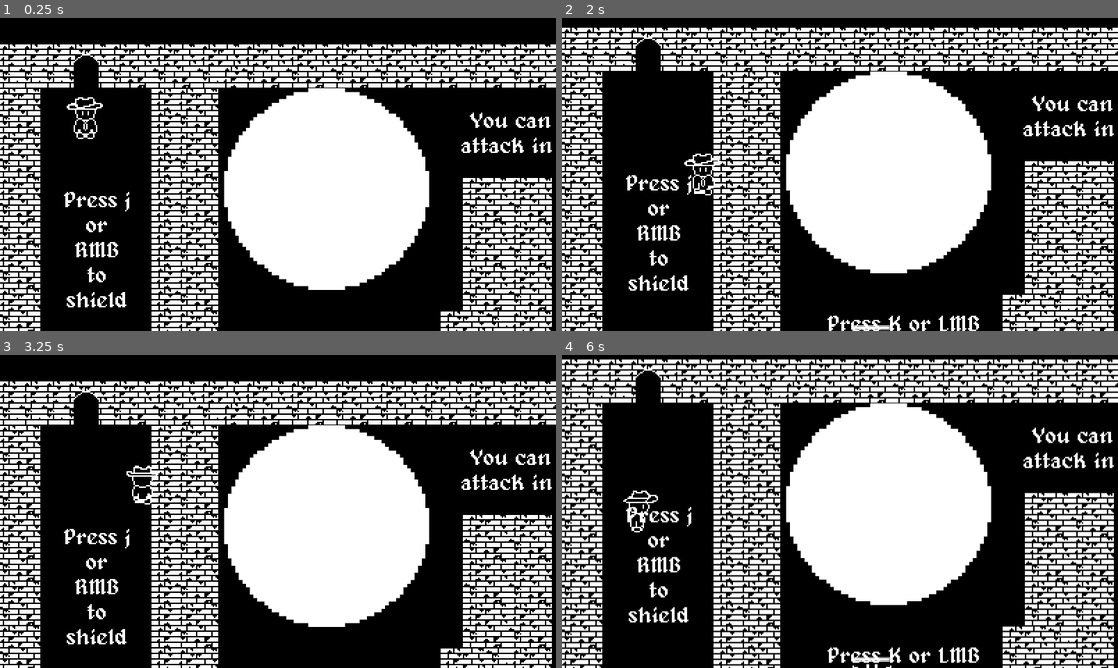
Above: before the commit, frames 1-4 (two rows, left to right).
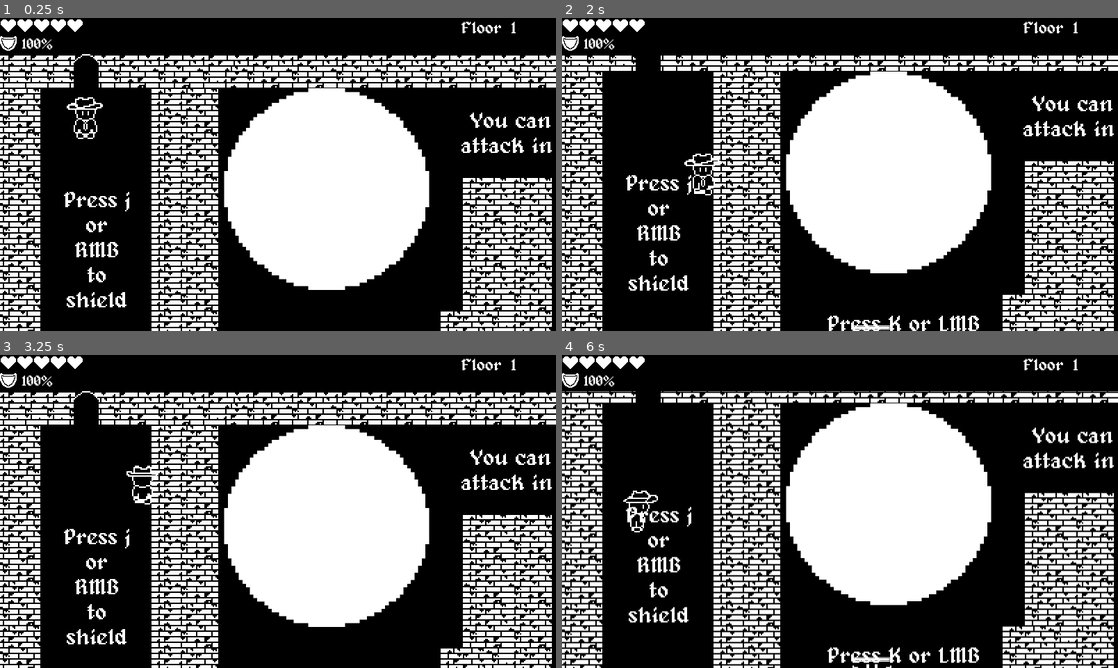
Above: after the commit, the same moments.

Repository: Tracychun13/twilight-tower
Game: Godot game, scene res://scenes/game.tscn
Same seed, same stepped clock (60 frames per second), same inputs: the game is played once before the commit and once after it. Sound files missing from this copy of the repository are replaced by a short silence.
Inputs:
- Up to frame 1 (0.25 s): no input
- Up to frame 2 (2 s): tap J (shield) at 0.5, 1.25 s; hold D (right) 0.53-1.28 s; hold K (attack) 0.53-1.28 s; hold S (down) from 1.28 s (still down); tap Space (detained) at 1.35 s
- Up to frame 3 (3.25 s): tap J (shield) at 2 s; release S (down) at 2.03 s; hold D (right) 2.03-2.78 s; hold J (shield) 2.03-2.78 s; hold W (up) from 2.78 s (still down); tap K (attack) at 2.85 s
- Up to frame 4 (6 s): tap J (shield) at 3.5, 4.25, 4.35 s; release W (up) at 3.53 s; hold A (left) 3.53-5.03 s; tap Space (detained) at 3.6, 5.85 s; hold S (down) 5.03-5.78 s; hold K (attack) 5.03-5.78 s; hold D (right) from 5.78 s (still down)

The runs differ from the first frame. In frame 1, 2.8% of the frame differs, in the area x 0-100%, y 0-12%; in frame 2, 5.6%; in frame 3, 2.8%; in frame 4, 7.4%.

Commit message:
shield decay

Diff:
--- a/twilight-tower/scenes/level_1.tscn
+++ b/twilight-tower/scenes/level_1.tscn
@@ -500,7 +500,6 @@
 [node name="Level1" type="Node"]
 
 [node name="Hud" parent="." node_paths=PackedStringArray("player") instance=ExtResource("1_3lmmv")]
-visible = false
 player = NodePath("../Player")
 
 [node name="NavigationRegion2D" type="NavigationRegion2D" parent="."]
--- a/twilight-tower/scripts/bat.gd
+++ b/twilight-tower/scripts/bat.gd
@@ -30,8 +30,11 @@
 	if(isPlayerTouching):
 		if(time_since_last_damage >= damage_interval):
 			#playerScript.playerDamaged(10)
+			playerScript.can_take_damage = true
 			print("Damaging player")
 			time_since_last_damage = 0.0
+		else:
+			playerScript.can_take_damage = false
 		time_since_last_damage += _delta
 	if(health == 0):
 		self.queue_free()
@@ -63,7 +66,7 @@
 		print("Player entered damage area")
 		isPlayerTouching = true
 		bat_audio.play()
-		playerScript.playerDamaged(10)
+		#playerScript.playerDamaged(10)
 		time_since_last_damage = 0.0
 
 
--- a/twilight-tower/scripts/player.gd
+++ b/twilight-tower/scripts/player.gd
@@ -17,6 +17,7 @@
 var can_attack_again = true
 var time_since_last_damage: float = 0.0
 var damage_interval = 0.5
+var can_take_damage = false
 @export var speed_multiplier: float = 1.0
 @onready var player_root = $"."
 @onready var timer = $SpamTimer
@@ -130,7 +131,8 @@
 		get_input()
 	if is_captured_by_ghost:
 		velocity = ghost_drag_vector
-
+	if bat_is_in_hitbox and can_take_damage:
+		playerDamaged(10)
 	if(is_detained):
 		sprite2d.play("detained")
 	move_and_slide()
